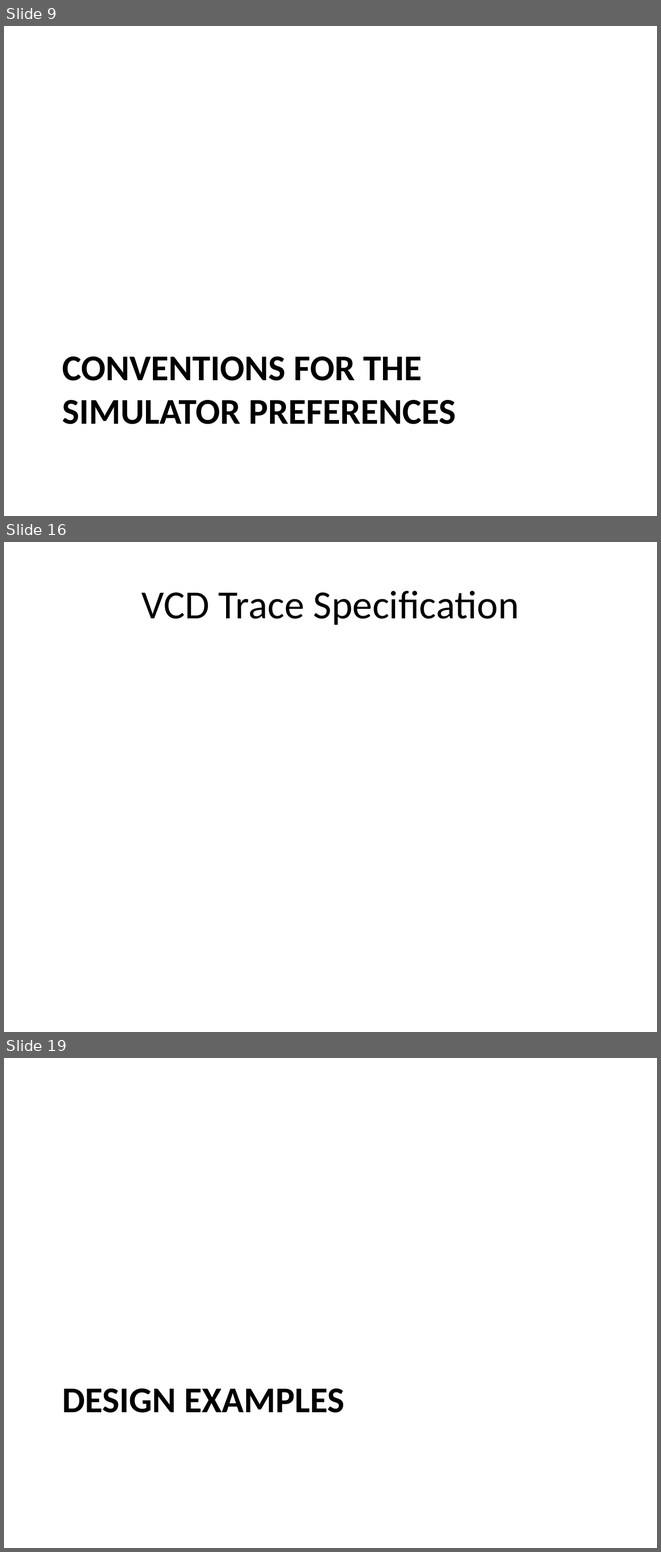
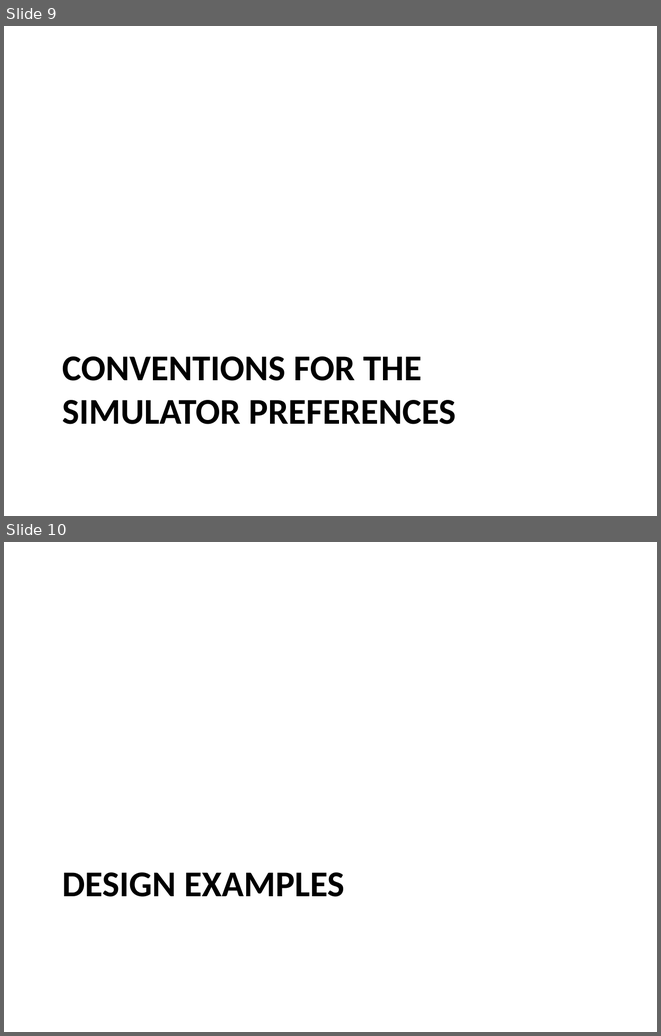
Before and after one commit to timurkelin/cosim, a slide deck: doc/cosim.pptx. Shown one above the other, each under a label of ours: slides 9, 16 and 19 before the commit, slides 9 and 10 after it; the slides between them are not shown. The pictures are 661x1552 and 661x1036 pixels, drawn with LibreOffice and Linux fonts; fonts in the diff are those of the drawing; background and template pictures are left out. Boxes give left, top, right and bottom in pixels: in the first picture for what was removed or moved away, otherwise in the second. Text is boxed around its words. In the diff, an @@ line names an element or a change of style, - is before the commit and + after.

```diff
--- a/doc/cosim.pptx
+++ b/doc/cosim.pptx
@@ slide 16 removed at <box>4,542,657,1032</box>, background #FFFFFF @@
@@ title removed at <box>141,591,519,625</box> @@
-VCD Trace Specification
@@ what was slide 19 is now slide 10 @@
```
Also in this commit, not shown: 8 other slides removed.
